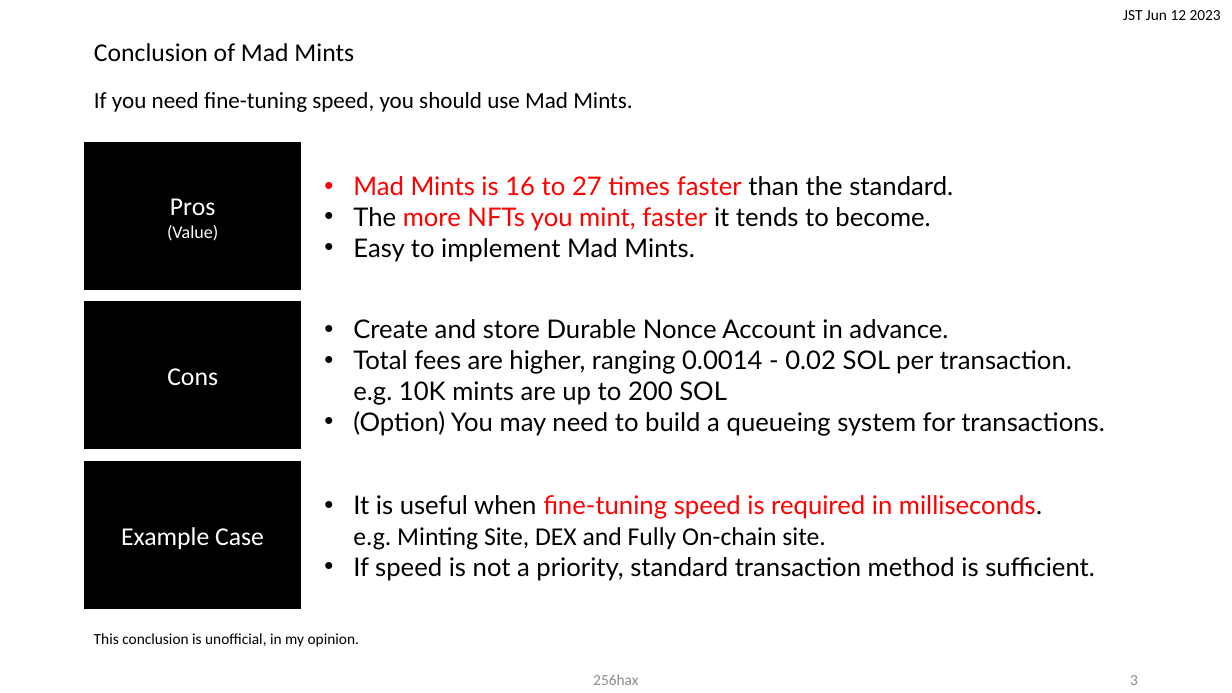
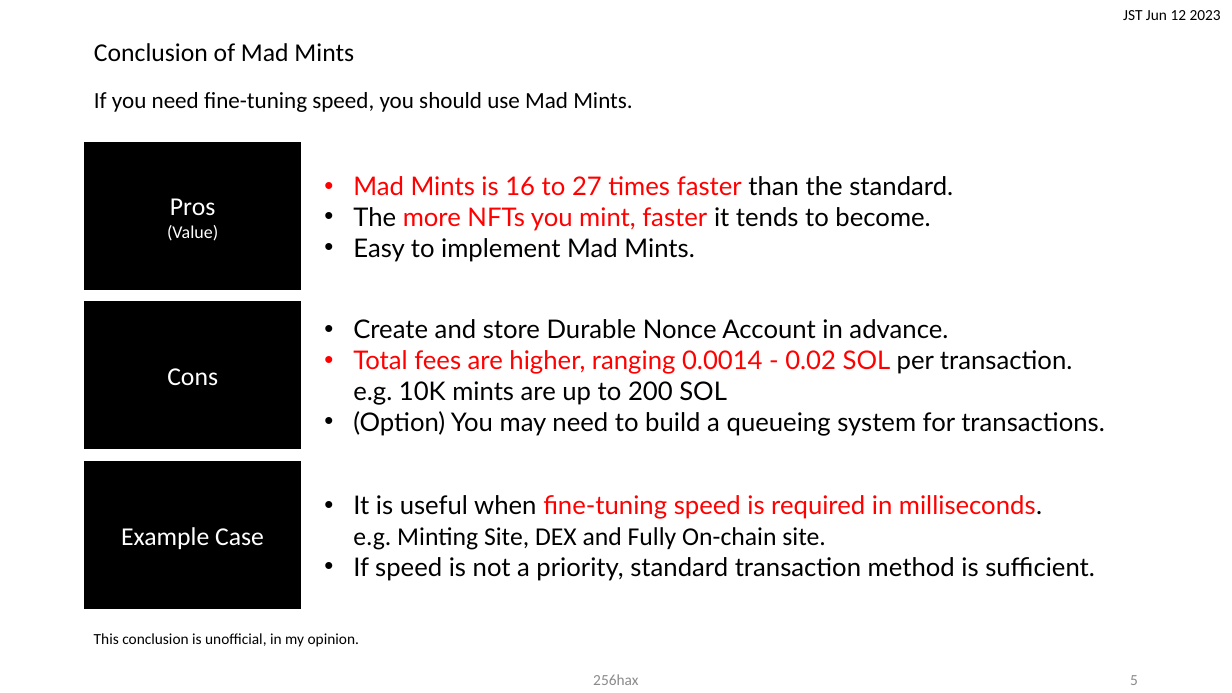
Before and after one commit to 256hax/mad-mints, a slide deck: slide 6 of docs/Mad-Mints.pptx (slide 4 before the commit). Drawn at 1232x693 pixels with LibreOffice and Linux fonts; fonts in the diff are those of the drawing; background and template pictures are left out. Boxes give left, top, right and bottom in pixels: in the first picture for what was removed or moved away, otherwise in the second. Text is boxed around its words. In the diff, an @@ line names an element or a change of style, - is before the commit and + after.

```diff
--- a/docs/Mad-Mints.pptx
+++ b/docs/Mad-Mints.pptx
@@ text at (353,350,1072,405): text colour #000000 to #FF0000 in "Total fees are higher, ranging 0.0014 - ..." @@
@@ page number at (1130,675,1138,685): text changed @@
-3
+5
```
Also in this commit, not shown: 3 other slides changed, 4 slides added, 1 slide removed.
